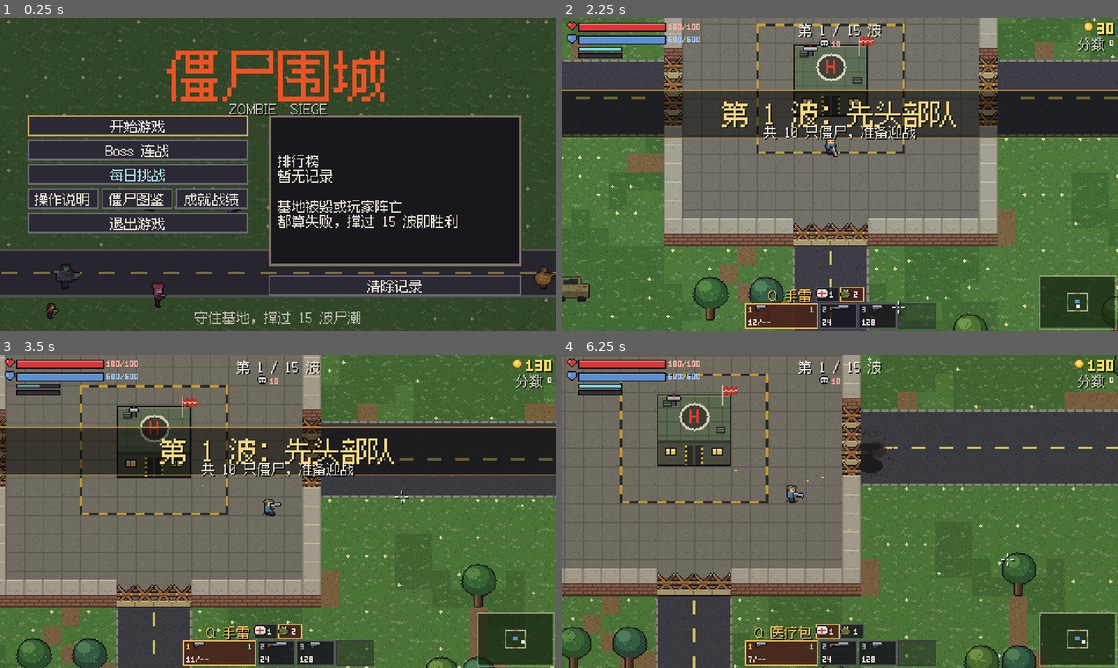
Above: before the commit, frames 1-4 (two rows, left to right).
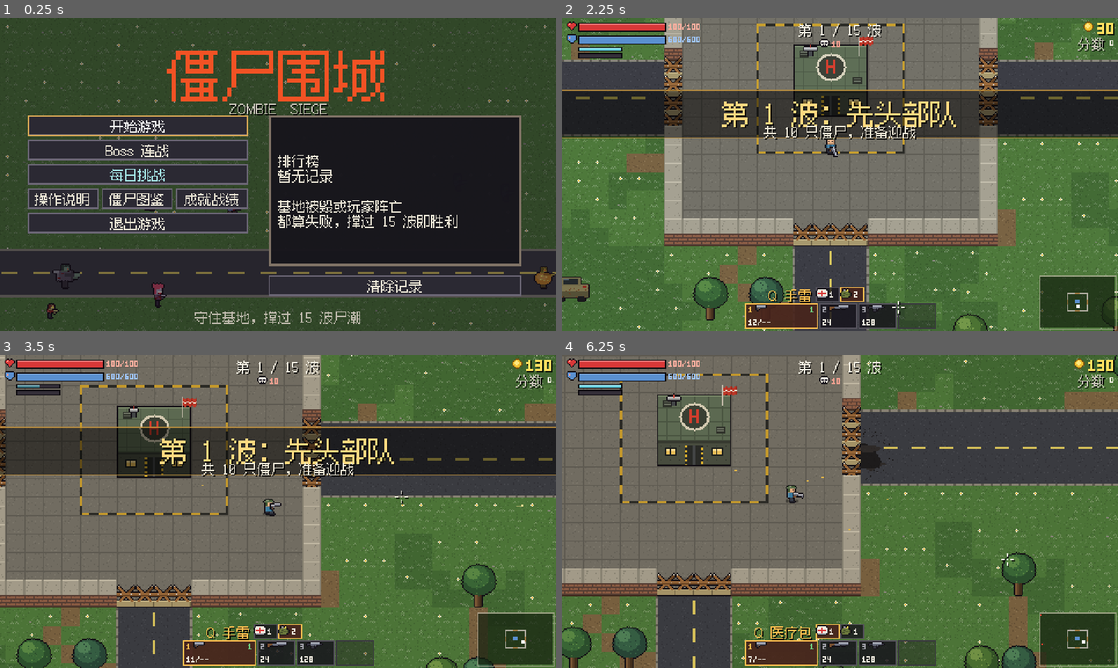
Above: after the commit, the same moments.

Repository: Dora321/zombie-siege
Game: Godot game, scene res://scenes/ui/title.tscn
Two runs of this game, one before a commit and one after it. Both use one fixed random seed, a clock stepped at 60 frames per second and the inputs below.
Inputs (mouse positions are in pixels of both pictures, inside the frame that each line leads up to):
- Up to frame 1 (0.25 s): no input
- Up to frame 2 (2.25 s): click "开始游戏" at 0.5 s; click "开始游戏" at 1.25 s; click "开始行动" at 2 s
- Up to frame 3 (3.5 s): tap Enter at 2.75 s; move the mouse to (400, 495) at 2.77 s; hold D (move_right) from 2.78 s (still down); hold Shift (dash) from 2.78 s (still down); click (400, 495) at 2.92 s
- Up to frame 4 (6.25 s): release D (move_right) at 3.5 s; release Shift (dash) at 3.5 s; drag from (728, 527) to (812, 574) at 3.52 s; move the mouse to (895, 442) at 4.27 s; hold D (move_right) 4.28-5 s; hold - (item_frag) 4.28-5 s; drag from (812, 574) to (673, 464) at 5.02 s; move the mouse to (1006, 558) at 5.77 s; hold A (move_left) from 5.78 s (still down); hold E (item_next) from 5.78 s (still down)

The runs differ from the first frame. In frame 1, 3.6% of the frame differs, in the area x 0-100%, y 0-100%; in frame 2, 3.3%; in frame 3, 3.0%; in frame 4, 3.3%.

Commit message:
feat(boss): add procedural pixel art, trophy icons, bestiary pages, and counter intel for 4 new Bosses

Diff:
--- a/scripts/autoload/art.gd
+++ b/scripts/autoload/art.gd
@@ -116,6 +116,26 @@
 		"w": 48, "h": 46, "hw": 11, "hh": 9, "tw": 26, "th": 16, "lh": 8, "zombie": true, "style": "overlord",
 		"skin": "#8a8aa0", "hair": "#20182c", "shirt": "#3a2a4c", "pants": "#1c1824",
 		"shoe": "#100e14", "eye": "#ff3020", "arm_w": 5, "arm_len": 7, "pads": true,
+	},
+	"magma": {
+		"w": 42, "h": 40, "hw": 10, "hh": 8, "tw": 24, "th": 15, "lh": 8, "zombie": true, "style": "magma",
+		"skin": "#3a2422", "hair": "#26191c", "shirt": "#3a2422", "pants": "#34222a",
+		"shoe": "#1c151b", "eye": "#ffe050", "arm_w": 4, "arm_len": 6, "pads": true,
+	},
+	"frostlord": {
+		"w": 40, "h": 40, "hw": 10, "hh": 8, "tw": 22, "th": 15, "lh": 8, "zombie": true, "style": "frostlord",
+		"skin": "#9ad8f0", "hair": "#427597", "shirt": "#345c80", "pants": "#304b67",
+		"shoe": "#22344b", "eye": "#e8ffff", "arm_w": 4, "arm_len": 6, "pads": true,
+	},
+	"voltking": {
+		"w": 40, "h": 38, "hw": 10, "hh": 7, "tw": 20, "th": 14, "lh": 7, "zombie": true, "style": "voltking",
+		"skin": "#4a3c78", "hair": "#352b57", "shirt": "#282240", "pants": "#332b50",
+		"shoe": "#211b35", "eye": "#90f8ff", "arm_w": 3, "arm_len": 6, "lean": 1,
+	},
+	"ironmech": {
+		"w": 44, "h": 42, "hw": 12, "hh": 8, "tw": 26, "th": 16, "lh": 8, "zombie": true, "style": "ironmech",
+		"skin": "#586478", "hair": "#394150", "shirt": "#303846", "pants": "#394653",
+		"shoe": "#212832", "eye": "#ff9030", "arm_w": 5, "arm_len": 6, "pads": true,
 	},
 }
 
@@ -163,12 +183,17 @@
 const TROPHY_ASH := ["..kkkkk..", "...ggg...", "..ggggg..", ".gghhhgg.", ".gnnnnng.", ".ggggggg.", "..ggggg.."]
 const TROPHY_SOIL := ["....y....", "...yyy...", "..yywyy..", ".mmyyymm.", "mmmmmmmmm", "mdmmdmmdm", ".ddddddd."]
 const TROPHY_SHARD := ["......w..", ".....wb..", "....wbb..", "...wbbs..", "..wbbs...", ".wbbs....", ".bss....."]
+const TROPHY_MAGMA := ["..kyrk...", ".kyakrk..", "kayakark.", "kakyayakk", ".karyarak", "..kakark.", "...kkk..."]
+const TROPHY_FROST := [".wc...cw.", "wccw.cwcb", "wcccwccbb", ".wccwcbc.", "..wcwcb..", "...wcb...", "....b...."]
+const TROPHY_VOLT := ["..vvkvv..", ".myyyymm.", "..vccvk..", ".myyyymm.", "..vccvk..", ".myyyymm.", "..svvvs.."]
+const TROPHY_MECH := ["..s.s.s..", ".ksssssk.", "skvgvvvks", ".kvyavvk.", "skvayyvks", ".kkkkkkk.", "..s.s.s.."]
 const NUKE := ["kkkkkkkkk", "kyyyyyyyk", "kykkkkyyk", "kyykkyyyk", "kyyykyyyk", "kyyyyyyyk", "kkkkkkkkk"]
 const DECOY_BODY := ["...sss...", "...sss...", "m..www..m", "mmywwwymm", "...www...", "...www...", "...www...", "...d.d...", "...d.d...", "..dd.dd.."]
 const MISC_PAL := {
 	"w": "#f0ece0", "r": "#d83838", "g": "#a0a0a8", "y": "#f0d050", "o": "#6c7a3c",
 	"d": "#48522c", "l": "#ffa090", "b": "#5a90d0", "k": "#201c28", "s": "#a8b4c8", "h": "#8c8c94",
 	"n": "#70d040", "G": "#3c7a20", "m": "#e0a050",
+	"a": "#ff781f", "c": "#9aeaff", "v": "#68559a",
 }
 
 var font: Font
@@ -250,7 +275,7 @@
 
 ## 把图集里的图片合成一张预览图，供开发时肉眼检查。
 func debug_sheet() -> Image:
-	var sheet := Image.create_empty(640, 720, false, Image.FORMAT_RGBA8)
+	var sheet := Image.create_empty(640, 880, false, Image.FORMAT_RGBA8)
 	sheet.fill(Color(0.3, 0.42, 0.26))
 	var y := 2
 	for kind in CHARS.keys():
@@ -687,6 +712,10 @@
 		"ash": _tex(_ascii(TROPHY_ASH, MISC_PAL)),
 		"soil": _tex(_ascii(TROPHY_SOIL, MISC_PAL)),
 		"shard": _tex(_ascii(TROPHY_SHARD, MISC_PAL)),
+		"magma_core": _tex(_ascii(TROPHY_MAGMA, MISC_PAL)),
+		"frost_heart": _tex(_ascii(TROPHY_FROST, MISC_PAL)),
+		"volt_coil": _tex(_ascii(TROPHY_VOLT, MISC_PAL)),
+		"mech_chip": _tex(_ascii(TROPHY_MECH, MISC_PAL)),
 	}
 	shadow_small = _tex(_shadow(11, 4))
 	shadow_medium = _tex(_shadow(19, 6))
--- a/scripts/game/enemy_art.gd
+++ b/scripts/game/enemy_art.gd
@@ -64,6 +64,14 @@
 			_burrowlord(a, img, s, b, dir, f)
 		"mirror":
 			_mirror(a, img, s, b, dir, f)
+		"magma":
+			_magma(a, img, s, b, dir, f)
+		"frostlord":
+			_frostlord(a, img, s, b, dir, f)
+		"voltking":
+			_voltking(a, img, s, b, dir, f)
+		"ironmech":
+			_ironmech(a, img, s, b, dir, f)
 
 
 ## 只往空白处画：背后的东西不能盖住已经画好的身体。
@@ -451,6 +459,196 @@
 		a._px(img, cx - 2, t_top + 4, shard)
 		a._px(img, cx, t_top + 4, shard)
 		a._px(img, cx - 1, t_top + 5, shard)
+
+
+static func _pixel_path(a: Node, img: Image, points: Array[Vector2i], color: Color) -> void:
+	for i in range(1, points.size()):
+		for p: Vector2i in Geometry2D.bresenham_line(points[i - 1], points[i]):
+			a._px(img, p.x, p.y, color)
+
+
+## 熔岩领主：黑曜石肩甲裂开，火冠与胸前的岩浆随步伐忽明忽暗。
+static func _magma(a: Node, img: Image, s: Dictionary, b: Dictionary, dir: int, f: int) -> void:
+	var cx: int = b["cx"]
+	var top: int = b["t_top"]
+	var left: int = b["t_left"]
+	var hw: int = s["hw"]
+	var hx: int = b["hx"]
+	var head: int = b["h_top"]
+	var rock := Color("#261b22")
+	var facet := Color("#65403b")
+	var lava := Color("#f04a24")
+	var hot := Color("#ffb13b") if f % 2 == 0 else Color("#ff872a")
+	a._rect(img, left + 2, top + 3, int(s["tw"]) - 4, 7, rock)
+	for flank: int in [-1, 1]:
+		var x := cx + flank * (11 if dir != SIDE else 9)
+		var shoulder := top + (2 if dir == SIDE and flank == 1 else 0)
+		a._rect(img, x - 4, shoulder - 2, 9, 8, rock)
+		a._rect(img, x - 5, shoulder, 11, 4, rock)
+		a._rect(img, x + flank - 2, shoulder - 4, 5, 3, facet)
+		a._rect(img, x + flank - 1, shoulder - 5, 2, 1, rock)
+		a._rect(img, x - 3, shoulder - 1, 6, 2, facet)
+		_pixel_path(a, img, [Vector2i(x + flank * 2, shoulder - 3), Vector2i(x, shoulder), Vector2i(x + flank, shoulder + 2), Vector2i(x - flank * 2, shoulder + 5)], lava)
+		a._px(img, x, shoulder, hot)
+		# 火舌先向外扬，再折回额角。
+		var horn := hx + hw / 2 + flank * 3
+		var tip := head - 5 - (1 if f % 2 == 0 else 0)
+		_pixel_path(a, img, [Vector2i(horn + flank * 3, tip), Vector2i(horn + flank * 3, head - 3), Vector2i(horn + flank, head - 1), Vector2i(horn, head + 1)], lava)
+		a._rect(img, horn - 1, head - 1, 3, 3, lava)
+		a._rect(img, horn, head - 2, 1, 3, hot)
+		a._px(img, horn + flank * 2, head - 3, hot)
+	var core_x := cx + (4 if dir == SIDE else 0)
+	var core_y := top + 6
+	_pixel_path(a, img, [Vector2i(core_x - 3, top + 1), Vector2i(core_x - 4, top + 4), Vector2i(core_x + 1, core_y), Vector2i(core_x - 1, top + 10), Vector2i(core_x + 2, top + 13)], lava)
+	_pixel_path(a, img, [Vector2i(core_x + 5, top + 2), Vector2i(core_x + 3, top + 5), Vector2i(core_x + 1, core_y)], lava)
+	if dir != UP:
+		a._rect(img, core_x - 2, core_y - 1, 5, 3, lava)
+		a._rect(img, core_x - 1, core_y, 3, 1, hot)
+		a._px(img, core_x, core_y, Color("#ffe050"))
+
+
+static func _ice_spike(a: Node, img: Image, x: int, base: int, tall: int, frost: Color) -> void:
+	a._rect(img, x - 2, base - 2, 5, 3, Color("#477ca3"))
+	a._rect(img, x - 1, base - tall + 2, 3, tall - 1, Color("#76b4d6"))
+	a._rect(img, x, base - tall, 1, tall, frost)
+	a._px(img, x - 1, base - 2, frost)
+
+
+## 极寒暴君：带亮面的冰柱、厚冰肩甲，以及菱形霜核。
+static func _frostlord(a: Node, img: Image, s: Dictionary, b: Dictionary, dir: int, f: int) -> void:
+	var cx: int = b["cx"]
+	var top: int = b["t_top"]
+	var left: int = b["t_left"]
+	var tw: int = s["tw"]
+	var head: int = b["h_top"]
+	var hx: int = b["hx"]
+	var frost := Color(String(s["eye"]))
+	var ice := Color("#9ad8f0")
+	var shadow := Color("#253f62")
+	a._rect(img, left + 2, top + 1, tw - 4, 10, shadow)
+	for flank: int in [-1, 1]:
+		var x := cx + flank * (11 if dir != SIDE else 9)
+		var shoulder := top + (2 if dir == SIDE and flank == 1 else 0)
+		a._rect(img, x - 4, shoulder, 9, 5, Color("#477ca3"))
+		a._rect(img, x - 5, shoulder + 1, 11, 2, ice)
+		_ice_spike(a, img, x - flank * 2, shoulder + 2, 5, frost)
+		_ice_spike(a, img, x + flank * 2, shoulder + 2, 7, frost)
+		a._rect(img, x - 3, shoulder + 5, 7, 1, shadow)
+	var crown := hx + int(s["hw"]) / 2
+	_ice_spike(a, img, crown - 4, head + 2, 5, ice)
+	_ice_spike(a, img, crown + 4, head + 2, 6, ice)
+	_ice_spike(a, img, crown, head + 1, 7, frost)
+	a._rect(img, crown - 5, head + 2, 11, 1, Color("#63a0c3"))
+	var core_x := cx + (5 if dir == SIDE else 0)
+	var core_y := top + 6
+	var gem := ice if dir == UP or f % 2 == 1 else frost
+	for dy in range(-4, 5):
+		var half_width := 4 - absi(dy)
+		a._rect(img, core_x - half_width, core_y + dy, 2 * half_width + 1, 1, Color("#477ca3"))
+		if half_width > 0:
+			a._rect(img, core_x - half_width + 1, core_y + dy, half_width, 1, gem)
+			a._rect(img, core_x + 1, core_y + dy, half_width - 1, 1, Color("#76b4d6"))
+
+
+## 雷暴巨兽：两座黄铜线圈接通电弧，深色面甲里透出青白电光。
+static func _voltking(a: Node, img: Image, s: Dictionary, b: Dictionary, dir: int, f: int) -> void:
+	var cx: int = b["cx"]
+	var top: int = b["t_top"]
+	var hx: int = b["hx"]
+	var head: int = b["h_top"]
+	var hw: int = s["hw"]
+	var brass := Color("#bd8b55")
+	var gold := Color("#f3cc83")
+	var violet := Color("#655298")
+	var cyan := Color(String(s["eye"]))
+	var plasma := Color("#e7ffff")
+	var coil_offset := 12 if dir != SIDE else 10
+	var pole_y := top - 8
+	var arc_y := pole_y - 2 + (1 if f in [1, 2] else 0)
+	var left_coil := cx - coil_offset
+	var right_coil := cx + coil_offset
+	var arc: Array[Vector2i] = [Vector2i(left_coil, pole_y), Vector2i(cx - 6, arc_y - 2), Vector2i(cx - 4, arc_y + 1), Vector2i(cx + 3, arc_y - 1), Vector2i(cx + 5, arc_y + 1), Vector2i(right_coil, pole_y)]
+	_pixel_path(a, img, arc, cyan)
+	var spark := arc[2 + f % 2]
+	a._px(img, spark.x, spark.y, plasma)
+	a._px(img, spark.x - 1, spark.y - 2, cyan)
+	for x: int in [left_coil, right_coil]:
+		a._rect(img, x - 4, top, 9, 4, Color("#352b57"))
+		a._rect(img, x - 3, top, 7, 1, violet)
+		a._rect(img, x - 1, pole_y, 3, 9, violet)
+		for y in range(pole_y + 2, top, 3):
+			a._rect(img, x - 3, y, 7, 1, brass)
+			a._rect(img, x - 2, y, 3, 1, gold)
+		a._rect(img, x - 1, pole_y - 1, 3, 2, cyan)
+		a._px(img, x, pole_y - 1, plasma)
+	a._rect(img, hx, head + 1, hw, 4, Color("#655688"))
+	if dir == UP:
+		a._rect(img, cx - 2, top + 2, 5, 9, violet)
+		a._rect(img, cx, top + 3, 1, 6, cyan)
+	else:
+		var visor_x := hx if dir == DOWN else hx + hw - 5
+		var visor_w := hw if dir == DOWN else 5
+		a._rect(img, visor_x, head + 3, visor_w, 3, Color("#1c172d"))
+		a._rect(img, visor_x + 1, head + 4, visor_w - 2, 1, cyan)
+		a._px(img, visor_x + visor_w - 2, head + 4, plasma)
+		var panel_x := cx + (4 if dir == SIDE else 0)
+		a._rect(img, panel_x - 4, top + 6, 9, 5, violet)
+		_pixel_path(a, img, [Vector2i(panel_x + 1, top + 6), Vector2i(panel_x - 1, top + 8), Vector2i(panel_x + 1, top + 8), Vector2i(panel_x - 1, top + 10)], cyan)
+
+
+## 铁幕机甲：圆顶观察舱、成对肩炮与带护圈的反应堆。
+static func _ironmech(a: Node, img: Image, s: Dictionary, b: Dictionary, dir: int, f: int) -> void:
+	var cx: int = b["cx"]
+	var top: int = b["t_top"]
+	var left: int = b["t_left"]
+	var tw: int = s["tw"]
+	var hx: int = b["hx"]
+	var head: int = b["h_top"]
+	var hw: int = s["hw"]
+	var steel := Color(String(s["skin"]))
+	var dark := Color("#242b37")
+	var bevel := Color("#9babba")
+	var amber := Color(String(s["eye"]))
+	a._rect(img, left + 2, top + 2, tw - 4, 11, dark)
+	a._rect(img, left + 3, top + 3, tw - 6, 8, steel)
+	for x: int in [left + 3, left + tw - 4]:
+		a._px(img, x, top + 3, bevel)
+		a._px(img, x, top + 10, bevel)
+	for flank: int in [-1, 1]:
+		var x := cx + flank * (14 if dir != SIDE else 11)
+		var shoulder := top - 1 + (3 if dir == SIDE and flank == 1 else 0)
+		a._rect(img, x - 4, shoulder - 5, 9, 11, dark)
+		a._rect(img, x - 5, shoulder - 3, 11, 7, steel)
+		a._rect(img, x - 4, shoulder - 5, 8, 1, bevel)
+		a._rect(img, x - 4, shoulder + 3, 8, 1, dark)
+		for barrel: int in [-2, 2]:
+			var port_y := shoulder + (1 if dir != UP else -3)
+			a._rect(img, x + barrel - 1, port_y - 1, 3, 3, dark)
+			a._px(img, x + barrel, port_y - 1, bevel)
+			a._px(img, x + barrel, port_y, Color("#151922"))
+		a._px(img, x, shoulder - 3, amber)
+	# 圆顶逐层收窄，最亮的钢片沿顶边布置。
+	a._rect(img, hx - 1, head + 1, hw + 2, 6, dark)
+	a._rect(img, hx, head - 1, hw, 7, steel)
+	a._rect(img, hx + 2, head - 2, hw - 4, 2, steel)
+	a._rect(img, hx + 2, head - 2, hw - 4, 1, bevel)
+	a._rect(img, hx + 2, head - 6, 1, 5, bevel)
+	a._px(img, hx + 2, head - 6, amber)
+	if dir == UP:
+		for y in range(top + 5, top + 11, 2):
+			a._rect(img, cx - 4, y, 9, 1, dark)
+		return
+	var visor_x := hx + (2 if dir == DOWN else hw - 5)
+	var visor_w := hw - 4 if dir == DOWN else 5
+	a._rect(img, visor_x, head + 1, visor_w, 4, dark)
+	a._rect(img, visor_x + 1, head + 2, visor_w - 2, 2, Color("#733821"))
+	a._rect(img, visor_x + visor_w / 2 - 1, head + 2, 2, 1, amber)
+	var core_x := cx + (5 if dir == SIDE else 0)
+	var core_y := top + 7
+	a._disc(img, core_x, core_y, 5.0, 4.0, dark)
+	a._disc(img, core_x, core_y, 4.0, 3.0, Color("#b83f25"))
+	a._disc(img, core_x, core_y, 2.6, 2.0, amber if f % 2 == 0 else Color("#ff6526"))
+	a._rect(img, core_x - 1, core_y - 1, 2, 2, Color("#ffdf90"))
 
 
 ## 分裂小怪：一团肉冻，弹跳时压扁再拉长。
--- a/scripts/ui/bestiary.gd
+++ b/scripts/ui/bestiary.gd
@@ -9,10 +9,13 @@
 	{"title": "Boss（二）", "kinds": ["colossus", "plague"]},
 	{"title": "Boss（三）", "kinds": ["graveborn", "burrowlord"]},
 	{"title": "Boss（四）", "kinds": ["mirror", "overlord"]},
+	{"title": "Boss（五）", "kinds": ["magma", "frostlord"]},
+	{"title": "Boss（六）", "kinds": ["voltking", "ironmech"]},
 ]
 const ROW_H := 50
 const TOP := 26
 const TEXT_X := 66
+const RESIST_COLOR := Color("#90b8e8")
 const WEAK_COLOR := Color("#ffa040")
 
 @onready var prev_button: Button = %BestiaryPrev
@@ -92,7 +95,9 @@
 		var phases: Array = boss["phases"]
 		for i in phases.size():
 			lines += ("  " if i > 0 else "") + "%d.%s" % [i + 1, phases[i]["name"]]
-		Art.draw_text(self, "第 %d 波 · %d 阶段：%s" % [_boss_wave(kind), phases.size(), lines], Vector2(TEXT_X, y + 13), 12, Color("#e8e4d8"))
+		var wave := _boss_wave(kind)
+		var location := "连战 / 无尽" if wave == 0 else "第 %d 波" % wave
+		Art.draw_text(self, "%s · %d 阶段：%s" % [location, phases.size(), lines], Vector2(TEXT_X, y + 13), 12, Color("#e8e4d8"))
 		Art.draw_text(self, String(boss["warn"]), Vector2(TEXT_X, y + 26), 12, Color("#a8d8a0"))
 		if boss.has("trophy"):
 			Art.draw_text(self, "战利品：%s（%s）" % [GameData.TROPHIES[boss["trophy"]]["name"], GameData.TROPHIES[boss["trophy"]]["desc"]], Vector2(TEXT_X, y + 39), 12, Color("#ffe080"))
@@ -111,6 +116,11 @@
 
 
 func _draw_weak(kind: String, at: Vector2) -> void:
+	var resist := GameData.boss_resist(kind)
+	if resist != "":
+		var label := "抗：%s   " % resist
+		Art.draw_text(self, label, at, 12, RESIST_COLOR)
+		at.x += Art.font.get_string_size(label, HORIZONTAL_ALIGNMENT_LEFT, -1, 12).x
 	var weak := GameData.weakness(kind)
 	if weak != "":
 		Art.draw_text(self, "怕：" + weak, at, 12, WEAK_COLOR)
--- a/scripts/ui/shop_menu.gd
+++ b/scripts/ui/shop_menu.gd
@@ -77,12 +77,12 @@
 		var boss_kind: String = GameData.BOSS_RUSH_ORDER[idx]
 		title_label.text = "补给站  下一战：第 %d/%d 场 %s" % [next_wave, GameData.boss_rush_wave_count(), GameData.boss_rush_wave_name(next_wave)]
 		intel_label.text = "Boss 连战：%s + 护卫小队" % GameData.short_name(boss_kind)
-		weak_label.text = "Boss：%s  怕：%s" % [GameData.short_name(boss_kind), GameData.weakness(boss_kind)]
+		weak_label.text = _boss_counter_line(boss_kind)
 		weak_label.visible = true
 		start_button.text = "开始第 %d 场连战" % next_wave
 	else:
 		title_label.text = "补给站  下一波：第 %d 波 %s%s" % [next_wave, GameData.wave_name(next_wave), game.events.forecast_text()]
-		_show_intel(GameData.wave_preview(next_wave))
+		_show_intel(GameData.wave_preview(next_wave), next_wave)
 		start_button.text = "开始第 %d 波" % next_wave
 	status_label.text = "金币 %d   生命 %d/%d   基地 %d/%d   分数 %d   枪袋 %d/%d" % [
 		game.coins, roundi(p.hp), roundi(p.max_hp), roundi(game.base.hp), roundi(game.base.max_hp), game.score,
@@ -101,9 +101,9 @@
 		rows.add_child(_make_row(item))
 
 
-## 下一波情报：怪种和数量一行，Boss 或精英的弱点一行（太长就截断成「…」）。
+## 下一波情报：怪种和数量一行，无尽双 Boss 各占一行对策。
 ## 出怪方向每批随机，所以只写四边来袭。
-func _show_intel(preview: Dictionary) -> void:
+func _show_intel(preview: Dictionary, wave := 0) -> void:
 	var parts: Array[String] = []
 	for k: Dictionary in preview["kinds"]:
 		parts.append("%s×%d" % [k["name"], k["count"]])
@@ -111,9 +111,17 @@
 	var boss: String = preview["boss_kind"]
 	var line := ""
 	if boss != "":
-		line = "Boss：%s  怕：%s" % [GameData.short_name(boss), GameData.weakness(boss)]
-		if String(preview["hint"]) != "":
-			line += " · " + String(preview["hint"])
+		var endless_bosses := GameData.endless_boss_kinds(wave)
+		if endless_bosses.size() > 1:
+			var counters: Array[String] = []
+			for kind in endless_bosses:
+				counters.append(_boss_counter_line(String(GameData.ENDLESS_BOSS_SPAWN[kind])))
+			line = "\n".join(counters)
+		else:
+			line = _boss_counter_line(boss)
+			var hint: String = preview["hint"]
+			if hint != "":
+				line += ("\n" if GameData.boss_resist(boss) != "" else " · ") + hint
 	else:
 		var weak: Array[String] = []
 		for k: Dictionary in preview["kinds"]:
@@ -125,6 +133,15 @@
 			line = String(preview["hint"])
 	weak_label.text = line
 	weak_label.visible = line != ""
+
+
+func _boss_counter_line(kind: String) -> String:
+	var boss_name := GameData.short_name(kind)
+	var resist := GameData.boss_resist(kind)
+	var weak := GameData.weakness(kind)
+	if resist != "":
+		return "Boss：%s  抗：%s  怕：%s" % [boss_name, resist, weak]
+	return "Boss：%s  怕：%s" % [boss_name, weak]
 
 
 func _make_row(item: Dictionary) -> Control:
